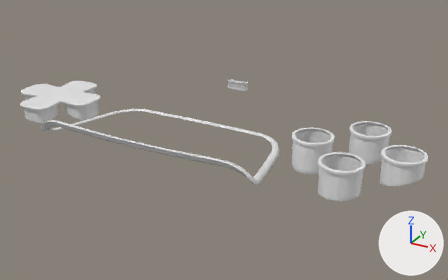
A saved change to the OBJ model PadForge.App/3DModels/DualSense/Midnight/Transparent.obj.
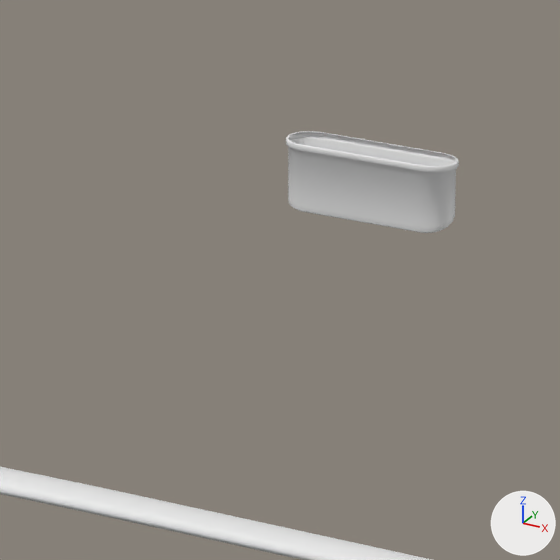
Each version appears first whole from a camera (50 mm lens) standing at (89.4, -163.8, 47.8) and looking at (9.6, -18.7, -24.8), and next in a close-up on the part from 43% to 58% of the width and 23% to 46% of the height. The lights are fixed; the arrows at lower right show +X, +Y and +Z. The first two pictures are the older version. Where no turn or scale is listed for an object, it has been applied to the vertices.

Names of what the first close-up shows: 'Transparent_x'.
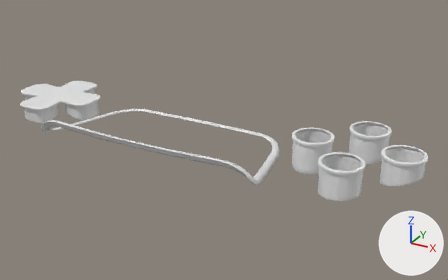
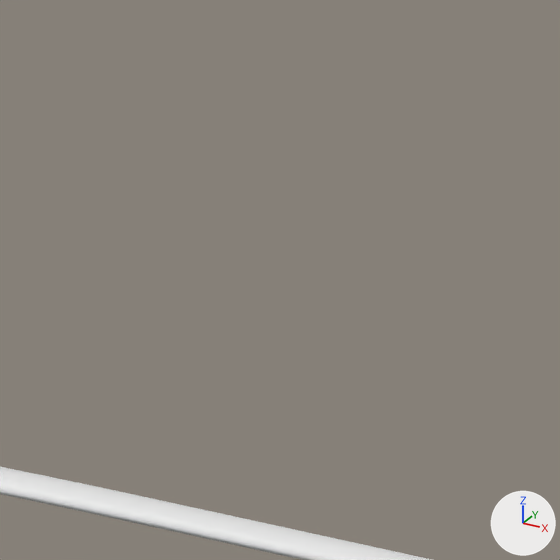
Boxes [x1, y1, x2, y2] around the edits, measured in the close-ups (560 x 560 px):
'Transparent_x', reshaped: before [0, 131, 459, 560]; after [0, 467, 432, 560]
part 1 of me_transparent_x, deleted: before [286, 131, 459, 233]

Patch to the scene script:
```diff
--- a/PadForge.App/3DModels/DualSense/Midnight/Transparent.obj.py
+++ b/PadForge.App/3DModels/DualSense/Midnight/Transparent.obj.py
@@ me_transparent_x @@
 # used by ob_transparent_x; location = (0.0, 0.0, 0.0)
-me_transparent_x.from_pydata(...)  # 8675 vertices, 8592 faces; spans x -63.8..67.3, y -50.5..8.9, z -25.6..-15.0
+me_transparent_x.from_pydata(...)  # 8226 vertices, 8160 faces; spans x -63.8..67.3, y -50.5..-5.1, z -25.6..-15.0
+# me_transparent_x part 1: the loose piece of 449 vertices spanning x -3.6..3.6, y 7.0..8.9, z -18.8..-16.1 is deleted
```
